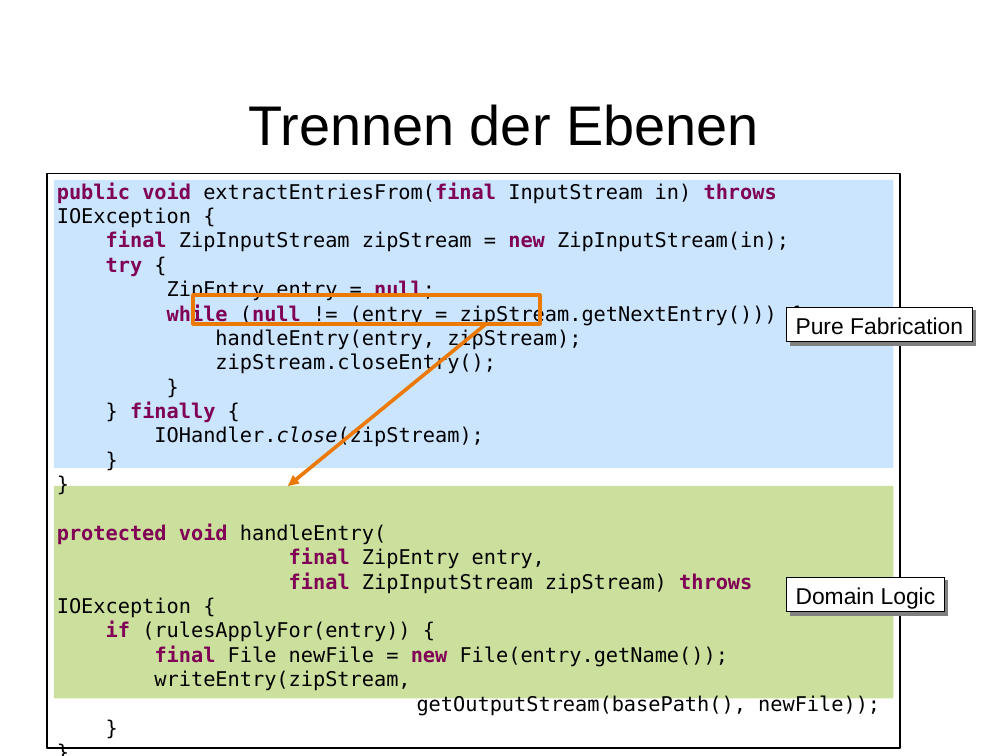
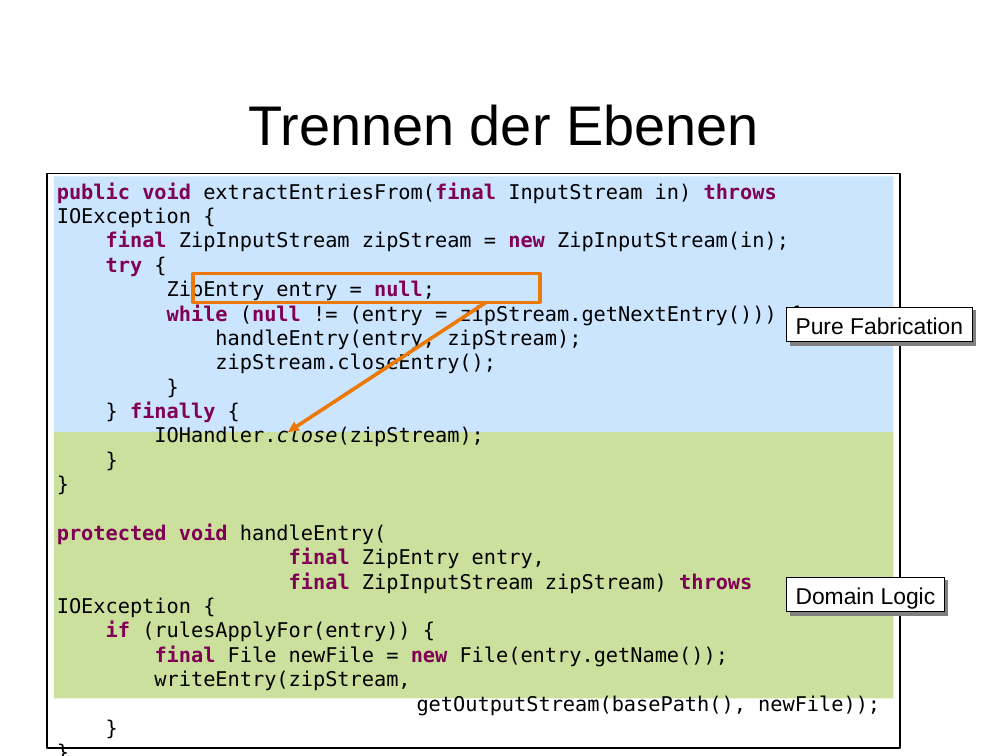
Before and after one commit to dlindner/vorlesung-se2-dhbw, a slide deck: slide 62 of added_2015/Programming Principles.odp. Drawn at 1008x756 pixels with LibreOffice and Linux fonts; fonts in the diff are those of the drawing; background and template pictures are left out. Boxes give left, top, right and bottom in pixels: in the first picture for what was removed or moved away, otherwise in the second. Text is boxed around its words. In the diff, an @@ line names an element or a change of style, - is before the commit and + after.

```diff
--- a/added_2015/Programming Principles.odp
+++ b/added_2015/Programming Principles.odp
@@ rectangle: place and size @@
-rectangle at (54, 180, 894, 468)
+rectangle at (54, 177, 894, 433)
@@ rectangle: place and size @@
-rectangle at (193, 295, 540, 325)
+rectangle at (193, 273, 540, 303)
@@ arrow moved from (486, 324) - (288, 486) to (486, 303) - (288, 432) @@
@@ rectangle: place and size @@
-rectangle at (54, 486, 894, 698)
+rectangle at (54, 432, 894, 698)
```
Also in this commit, not shown: 2 other slides changed.
